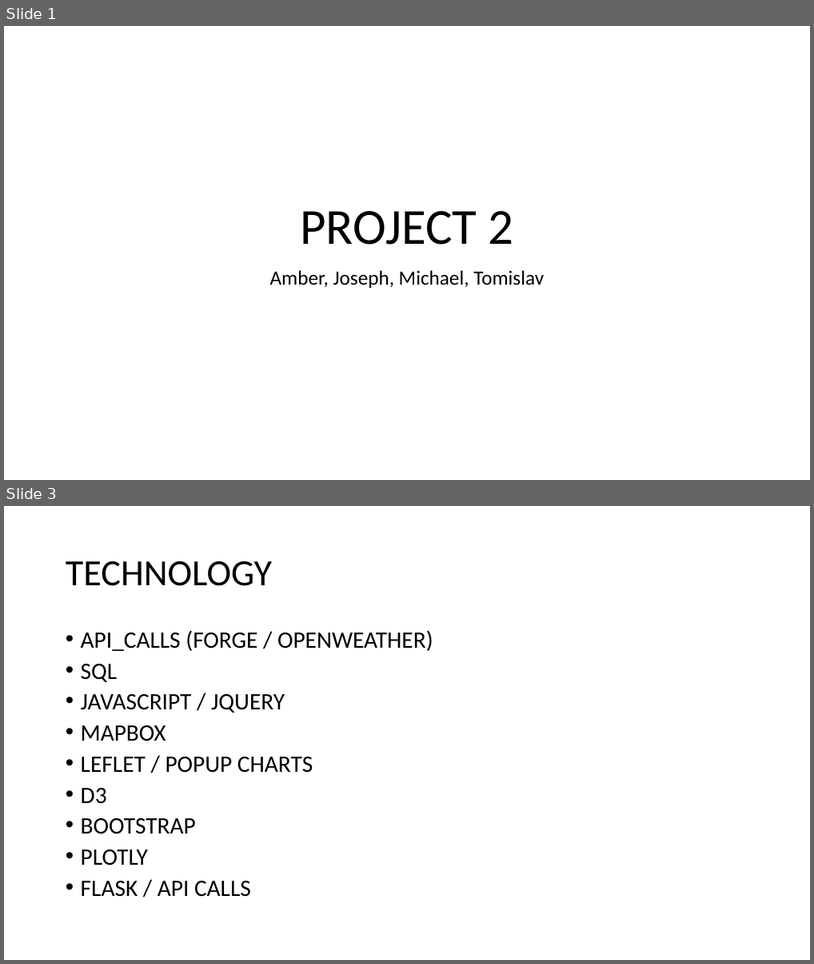
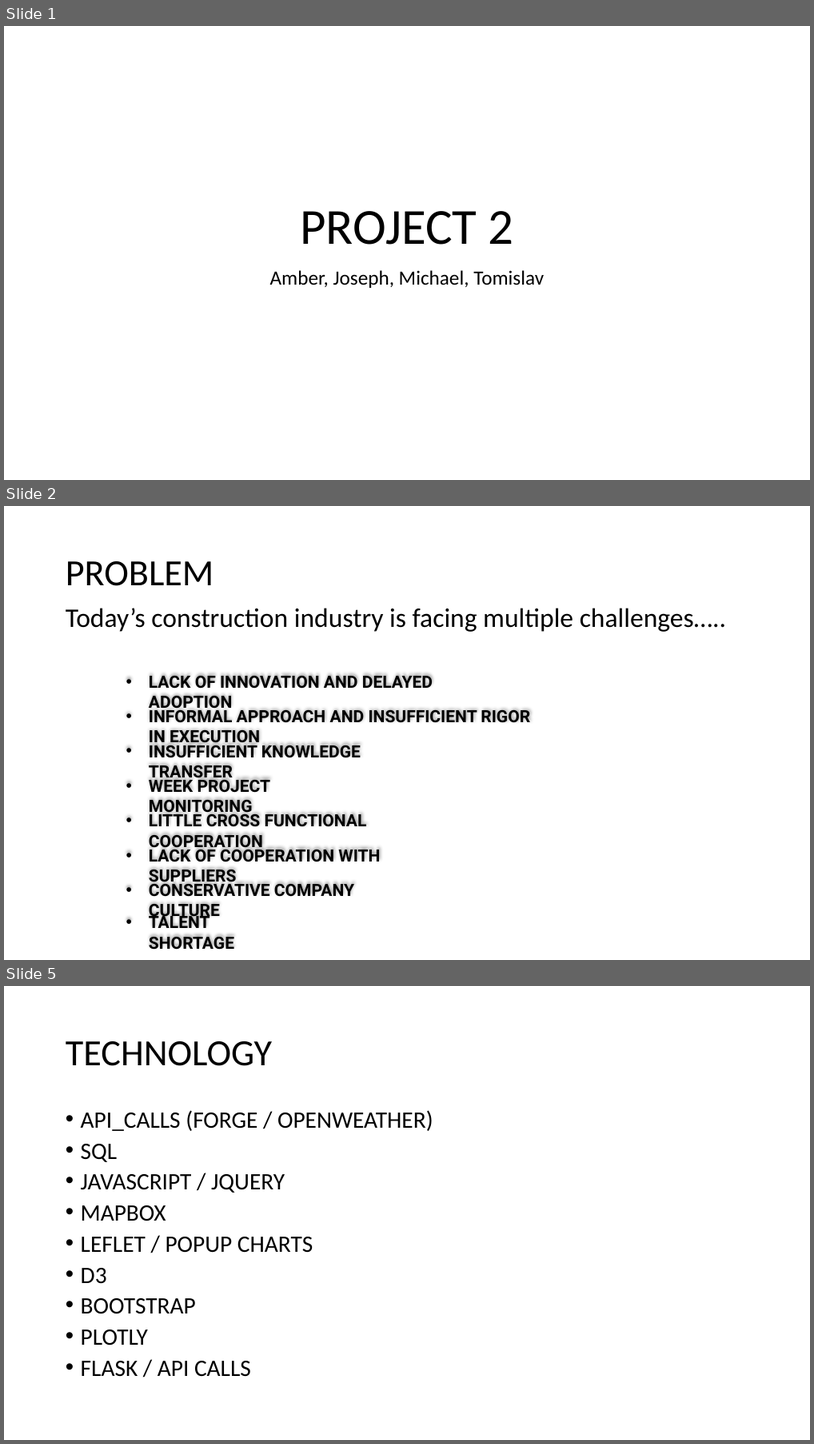
Before and after one commit to zigot1/PROJECT_02, a slide deck: PROJECT_02.pptx. Shown one above the other, each under a label of ours: slides 1 and 3 before the commit, slides 1, 2 and 5 after it; the slides between them are not shown. The pictures are 814x964 and 814x1444 pixels, drawn with LibreOffice and Linux fonts; fonts in the diff are those of the drawing; background and template pictures are left out. Boxes give left, top, right and bottom in pixels: in the first picture for what was removed or moved away, otherwise in the second. Text is boxed around its words. In the diff, an @@ line names an element or a change of style, - is before the commit and + after.

```diff
--- a/PROJECT_02.pptx
+++ b/PROJECT_02.pptx
@@ slide 2 added at (4,506,810,960), background picture (left out) @@
@@ title added at (66,561,214,586), 44 pt, text #000000 @@
+PROBLEM
@@ text added at (66,608,726,632), 32 pt, text #000000 @@
+Today’s construction industry is facing multiple challenges…..
@@ text added at (149,675,433,713), 20 pt, text #000000, bold @@
+• LACK OF INNOVATION AND DELAYED ADOPTION
@@ text added at (149,707,530,748), 20 pt, text #000000, bold @@
+• INFORMAL APPROACH AND INSUFFICIENT RIGOR IN EXECUTION
@@ text added at (149,741,361,782), 20 pt, text #000000, bold @@
+• INSUFFICIENT KNOWLEDGE TRANSFER
@@ text added at (149,776,271,817), 20 pt, text #000000, bold @@
+• WEEK PROJECT MONITORING
@@ text added at (149,811,367,852), 20 pt, text #000000, bold @@
+• LITTLE CROSS FUNCTIONAL COOPERATION
@@ text added at (149,845,380,886), 20 pt, text #000000, bold @@
+• LACK OF COOPERATION WITH SUPPLIERS
@@ text added at (149,880,354,921), 20 pt, text #000000, bold @@
+• CONSERVATIVE COMPANY CULTURE
@@ text added at (149,912,234,953), 20 pt, text #000000, bold @@
+• TALENT SHORTAGE
@@ what was slide 3 is now slide 5 @@
```
Also in this commit, not shown: 1 slide changed, 3 other slides added, 3 other files.
